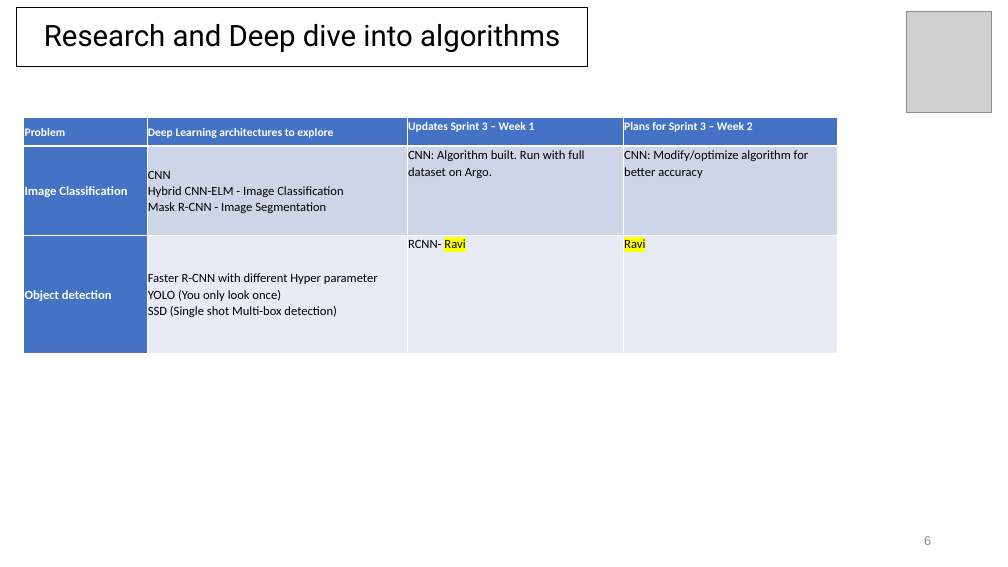
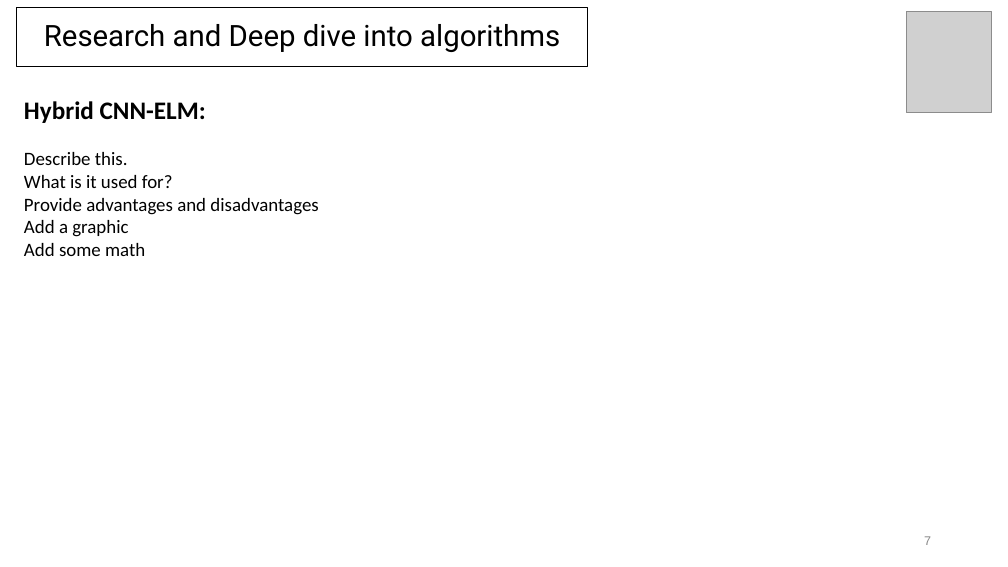
Before and after one commit to coderscraft/simpsons-classification, a slide deck: slide 7 of Documentation/SprintPresentations/Sprint3-Week2.pptx (slide 6 before the commit). Drawn at 1008x567 pixels with LibreOffice and Linux fonts; fonts in the diff are those of the drawing; grey boxes stand for pictures. Boxes give left, top, right and bottom in pixels: in the first picture for what was removed or moved away, otherwise in the second. Text is boxed around its words. In the diff, an @@ line names an element or a change of style, - is before the commit and + after.

Commit message:
Created Sprint3-Week2

```diff
--- a/Documentation/SprintPresentations/Sprint3-Week2.pptx
+++ b/Documentation/SprintPresentations/Sprint3-Week2.pptx
@@ table removed at bbox=[24, 118, 838, 354], 3 rows, 4 columns @@
-Problem | Deep Learning architectures to explore | Updates Sprint 3 – Week 1 | Plans for Sprint 3 – Week 2
-Image Classification | CNN / Hybrid CNN-ELM - Image Classification / Mask R-CNN - Image Segmentation | CNN: Algorithm built. Run with full dataset on Argo. | CNN: Modify/optimize algorithm for better accuracy
-Object detection | Faster R-CNN with different Hyper parameter / YOLO (You only look once) / SSD (Single shot Multi-box detection) | RCNN- Ravi | Ravi
@@ text added at bbox=[24, 101, 318, 256], 18 pt, text #000000 @@
+Hybrid CNN-ELM:
+Describe this.
+What is it used for?
+Provide advantages and disadvantages
+Add a graphic
+Add some math
@@ page number at bbox=[924, 536, 931, 545]: text changed @@
-6
+7
```
Also in this commit, not shown: 5 slides added, 1 other file.
